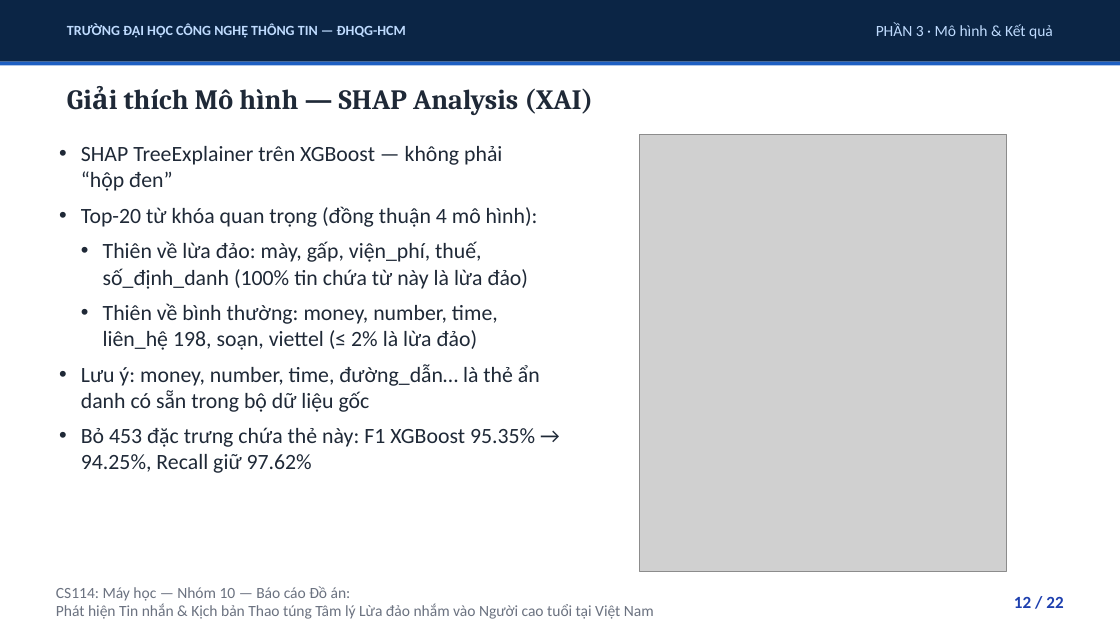
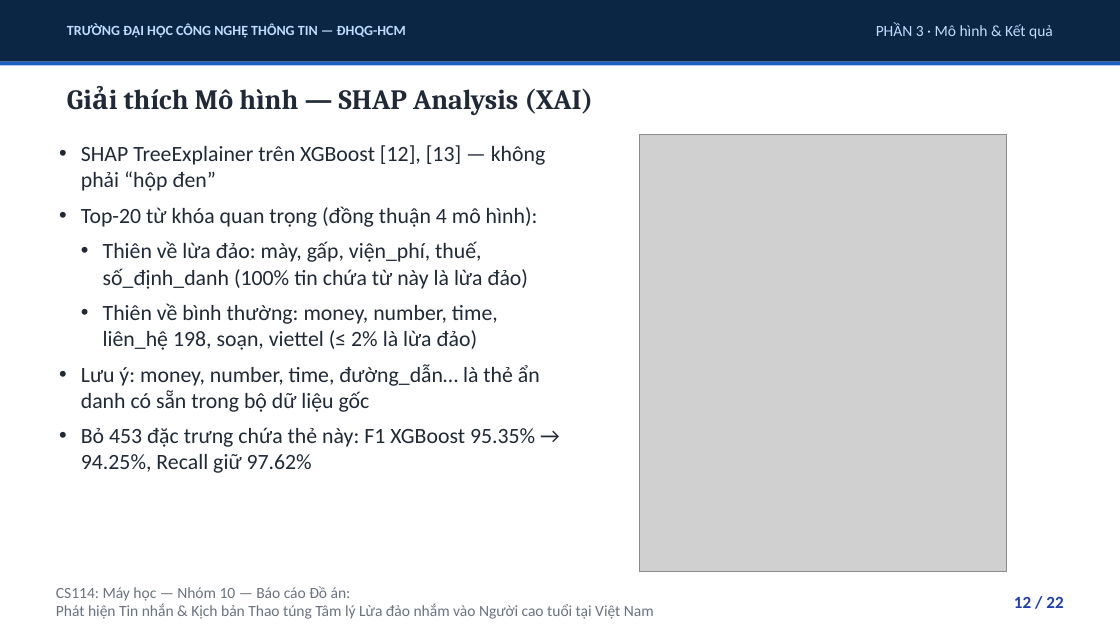
Before and after one commit to uit-25730067-chithanh/CS114-Team10-Elderly-Scam-Detection, a slide deck: slide 12 of draft/scam-detection/reports/slides/phase09_presentation.pptx. Drawn at 1120x630 pixels with LibreOffice and Linux fonts; fonts in the diff are those of the drawing; grey boxes stand for pictures. Boxes give left, top, right and bottom in pixels: in the first picture for what was removed or moved away, otherwise in the second. Text is boxed around its words. In the diff, an @@ line names an element or a change of style, - is before the commit and + after.

```diff
--- a/draft/scam-detection/reports/slides/phase09_presentation.pptx
+++ b/draft/scam-detection/reports/slides/phase09_presentation.pptx
@@ text at (x1=81, y1=145, x2=546, y2=191): text changed @@
-• SHAP TreeExplainer trên XGBoost — không phải “hộp đen”
+• SHAP TreeExplainer trên XGBoost [12], [13] — không phải “hộp đen”
```
Also in this commit, not shown: 7 other slides changed, 1 other file.
